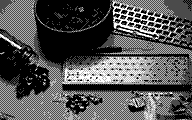
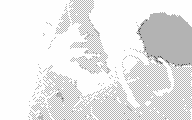
Before/after of a (192, 120) layered artwork. What changed in the layer stack:
hid "0065" over [0, 0, 192, 120]
hid "0064" over [0, 0, 192, 120]
hid "0063" over [0, 0, 192, 120]
hid "0061" over [0, 0, 192, 120]
hid "0060" over [0, 0, 192, 120]
hid "0058" over [0, 0, 192, 120]
hid "0057" over [0, 0, 192, 120]
hid "0056" over [0, 0, 192, 120]
hid "0055" over [0, 0, 192, 120]
hid "0054" over [0, 0, 192, 120]
hid "0053" over [0, 0, 192, 120]
